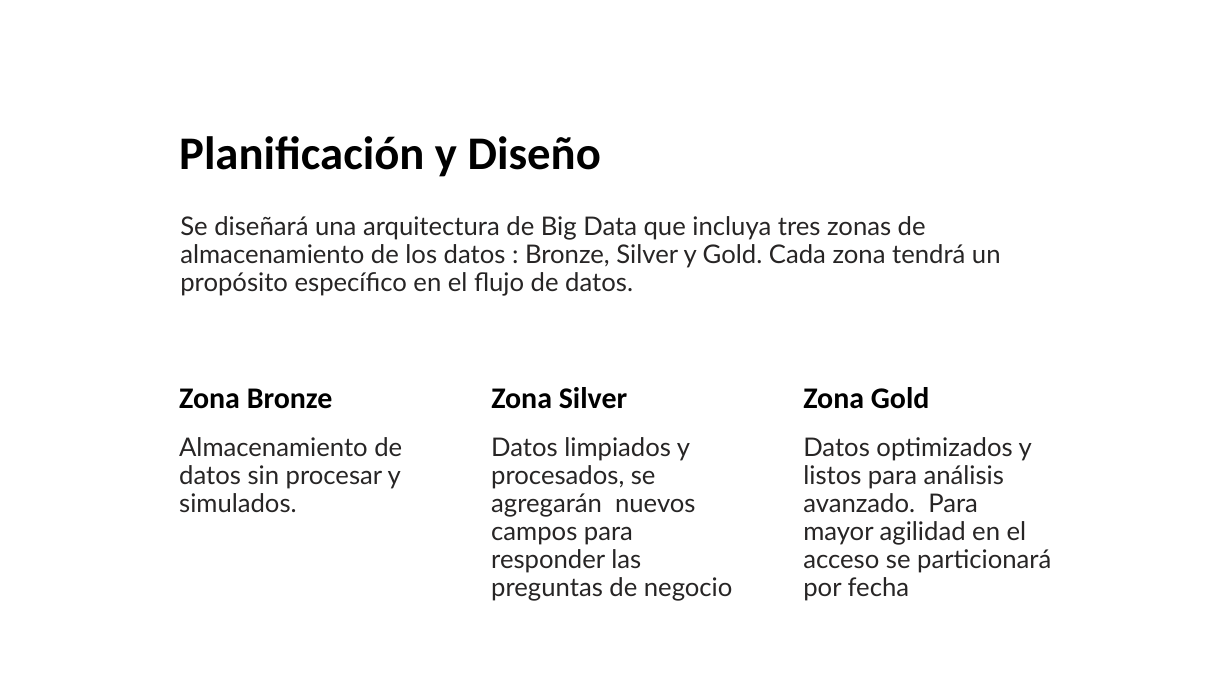
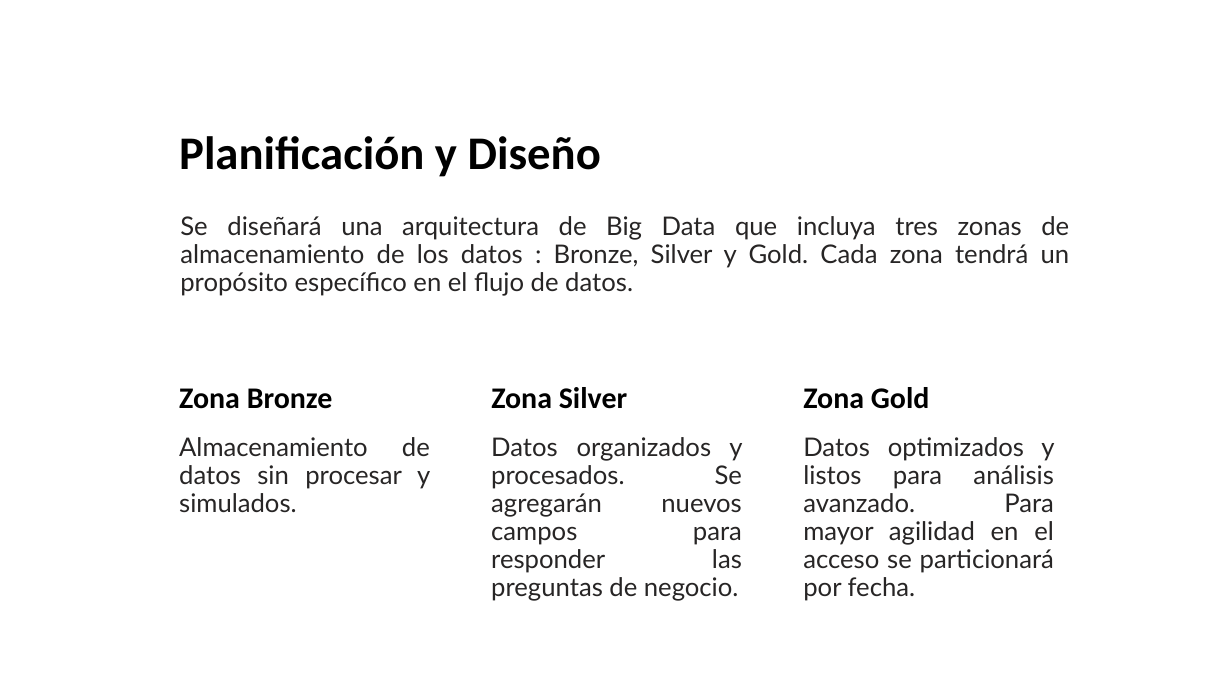
Before and after one commit to ysgiraldo/UNALWater_BD, a slide deck: slide 3 of files/Solucion-Big-Data-para-UNALWater.pptx. Drawn at 1232x693 pixels with LibreOffice and Linux fonts; fonts in the diff are those of the drawing; background and template pictures are left out. Boxes give left, top, right and bottom in pixels: in the first picture for what was removed or moved away, otherwise in the second. Text is boxed around its words. In the diff, an @@ line names an element or a change of style, - is before the commit and + after.

```diff
--- a/files/Solucion-Big-Data-para-UNALWater.pptx
+++ b/files/Solucion-Big-Data-para-UNALWater.pptx
@@ text "Se diseñará una arquitectura de ..." at (x1=180, y1=216, x2=1070, y2=296): alignment left to justified @@
@@ text "Almacenamiento de datos sin procesar ..." at (x1=179, y1=437, x2=430, y2=512): alignment left to justified @@
@@ text at (x1=491, y1=437, x2=742, y2=601): text changed @@
-Datos limpiados y procesados, se agregarán nuevos campos para responder las preguntas de negocio
+Datos organizados y procesados. Se agregarán nuevos campos para responder las preguntas de negocio.
@@ text at (x1=803, y1=437, x2=1054, y2=601): text changed @@
-Datos optimizados y listos para análisis avanzado. Para mayor agilidad en el acceso se particionará por fecha
+Datos optimizados y listos para análisis avanzado. Para mayor agilidad en el acceso se particionará por fecha.
```
Also in this commit, not shown: 5 other slides changed.
